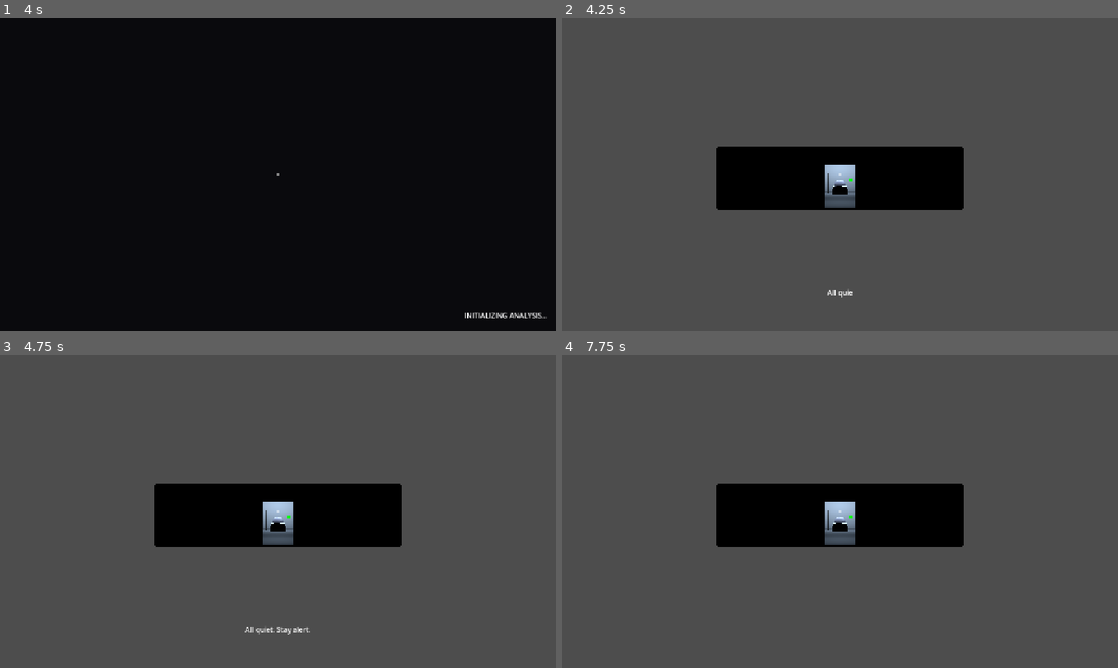
Above: before the commit, frames 1-4 (two rows, left to right).
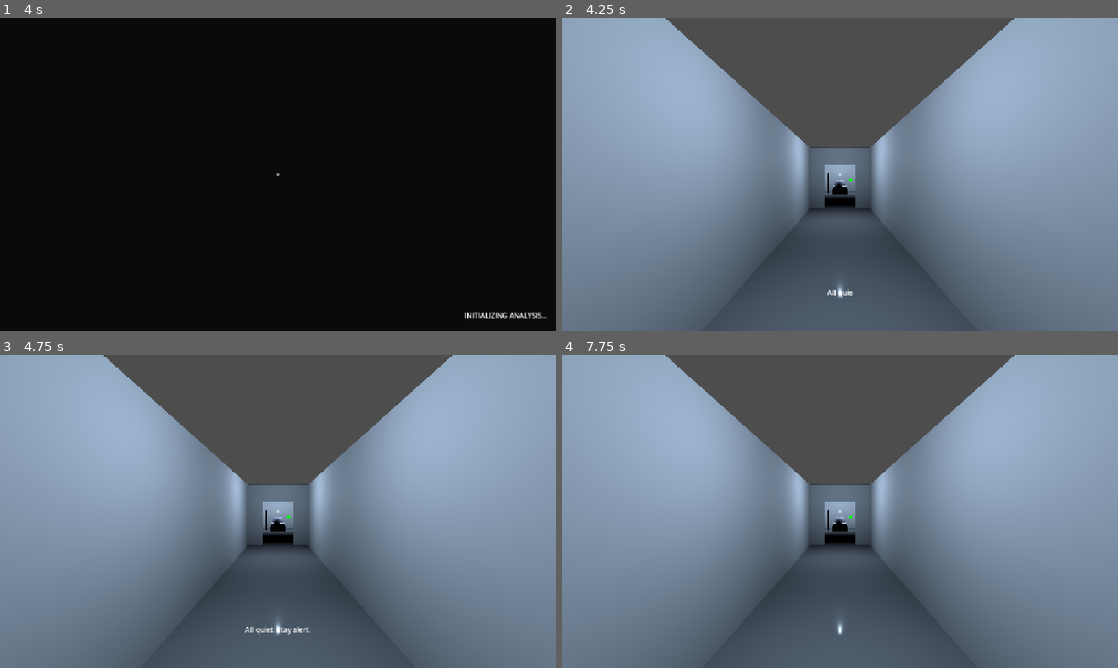
Above: after the commit, the same moments.

Repository: studioboredgames/Ward-9
Game: Godot game, scene res://scenes/main.tscn
Same seed, same stepped clock (60 frames per second), same inputs: the game is played once before the commit and once after it.
Inputs (mouse positions are in pixels of both pictures, inside the frame that each line leads up to):
- Up to frame 1 (4 s): click "SETTINGS" at 0.5 s; click "BACK" at 1.25 s; click "PLAY" at 2 s; tap Enter at 2.75 s; move the mouse to (400, 158) at 2.77 s; hold D (move_right) 2.78-3.53 s; tap Space at 3.5 s; move the mouse to (166, 190) at 3.52 s; hold S (move_back) from 3.53 s (still down)
- Up to frame 2 (4.25 s): keep holding S (move_back)
- Up to frame 3 (4.75 s): move the mouse to (333, 442) at 4.27 s; release S (move_back) at 4.28 s; hold D (move_right) from 4.28 s (still down)
- Up to frame 4 (7.75 s): tap Enter at 5, 6.5 s; move the mouse to (812, 574) at 5.02 s; release D (move_right) at 5.03 s; hold W (move_forward) 5.03-5.78 s; tap Space at 5.75 s; move the mouse to (1006, 558) at 5.77 s; hold A (move_left) 5.78-7.28 s; move the mouse to (673, 464) at 6.52 s; move the mouse to (867, 511) at 7.27 s; hold S (move_back) from 7.28 s (still down)

Frame 1 is identical in both runs. In frame 2, 74% of the frame differs, in the area x 0-100%, y 0-100%; in frame 3, 74%; in frame 4, 74%.

Commit message:
fix: resolved shadowing and finalized namespace-safe scene hierarchy

Diff:
--- a/scenes/rooms/ward.tscn
+++ b/scenes/rooms/ward.tscn
@@ -201,62 +201,60 @@
 light_color = Color(0.8, 0.9, 1, 1)
 script = ExtResource("3_fl")
 
-# ─── New Spatial Layout ───
-
-[node name="Hallway" type="Node3D" parent="."]
+[node name="Ward_Hallway" type="Node3D" parent="."]
 transform = Transform3D(1, 0, 0, 0, 1, 0, 0, 0, 1, 0, 0, 10)
 
-[node name="Hall_Floor" type="CSGBox3D" parent="Hallway"]
+[node name="Hall_Floor" type="CSGBox3D" parent="Ward_Hallway"]
 use_collision = true
 size = Vector3(3, 0.1, 10)
 material = SubResource("StandardMaterial3D_floor")
 
-[node name="Hall_Wall_L" type="CSGBox3D" parent="Hallway"]
+[node name="Hall_Wall_L" type="CSGBox3D" parent="Ward_Hallway"]
 transform = Transform3D(1, 0, 0, 0, 1, 0, 0, 0, 1, -1.5, 1.5, 0)
 use_collision = true
 size = Vector3(0.1, 3, 10)
 material = SubResource("StandardMaterial3D_walls")
 
-[node name="Hall_Wall_R" type="CSGBox3D" parent="Hallway"]
+[node name="Hall_Wall_R" type="CSGBox3D" parent="Ward_Hallway"]
 transform = Transform3D(1, 0, 0, 0, 1, 0, 0, 0, 1, 1.5, 1.5, 0)
 use_collision = true
 size = Vector3(0.1, 3, 10)
 material = SubResource("StandardMaterial3D_walls")
 
-[node name="HallLight_1" type="OmniLight3D" parent="Hallway"]
+[node name="HallLight_1" type="OmniLight3D" parent="Ward_Hallway"]
 transform = Transform3D(1, 0, 0, 0, 1, 0, 0, 0, 1, 0, 2.5, -2)
 light_color = Color(0.8, 0.9, 1, 1)
 script = ExtResource("3_fl")
 
-[node name="HallLight_2" type="OmniLight3D" parent="Hallway"]
+[node name="HallLight_2" type="OmniLight3D" parent="Ward_Hallway"]
 transform = Transform3D(1, 0, 0, 0, 1, 0, 0, 0, 1, 0, 2.5, 3)
 light_color = Color(0.8, 0.9, 1, 1)
 script = ExtResource("3_fl")
 
-[node name="StaffRoom" type="Node3D" parent="."]
+[node name="Ward_StaffRoom" type="Node3D" parent="."]
 transform = Transform3D(1, 0, 0, 0, 1, 0, 0, 0, 1, 0, 0, 17)
 
-[node name="Staff_Floor" type="CSGBox3D" parent="StaffRoom"]
+[node name="Staff_Floor" type="CSGBox3D" parent="Ward_StaffRoom"]
 use_collision = true
 size = Vector3(4, 0.1, 4)
 material = SubResource("StandardMaterial3D_floor")
 
-[node name="Staff_Wall_N" type="CSGBox3D" parent="StaffRoom"]
+[node name="Staff_Wall_N" type="CSGBox3D" parent="Ward_StaffRoom"]
 transform = Transform3D(1, 0, 0, 0, 1, 0, 0, 0, 1, 0, 1.5, -2)
 use_collision = true
 size = Vector3(4, 3, 0.1)
 material = SubResource("StandardMaterial3D_walls")
 
-[node name="Door_Staff" type="CSGBox3D" parent="StaffRoom/Staff_Wall_N"]
+[node name="Door_Staff" type="CSGBox3D" parent="Ward_StaffRoom/Staff_Wall_N"]
 operation = 2
 size = Vector3(1.2, 2.2, 0.2)
 
-[node name="Desk" type="CSGBox3D" parent="StaffRoom"]
+[node name="Desk" type="CSGBox3D" parent="Ward_StaffRoom"]
 transform = Transform3D(1, 0, 0, 0, 1, 0, 0, 0, 1, 0, 0.4, 1)
 size = Vector3(1.5, 0.8, 0.6)
 material = SubResource("StandardMaterial3D_patient")
 
-[node name="StaffLight" type="OmniLight3D" parent="StaffRoom"]
-transform = Transform3D(1, 0, 0, 0, 1, 0, 0, 0, 1, 0, 2.5, 0)
-light_color = Color(0.8, 0.9, 1, 1)
-script = ExtResource("3_fl")
+[node name="StaffLight" type="OmniLight3D" parent="Ward_StaffRoom"]
+transform = Transform3D(1, 0, 0, 0, 1, 0, 0, 0, 1, 0, 2.5, 0)
+light_color = Color(0.8, 0.9, 1, 1)
+script = ExtResource("3_fl")
--- a/scripts/ui/main_menu.gd
+++ b/scripts/ui/main_menu.gd
@@ -35,9 +35,9 @@
 	emit_signal("play_pressed")
 	hide()
 
-func _on_toggle_settings(show: bool) -> void:
-	main_container.visible = !show
-	settings_container.visible = show
+func _on_toggle_settings(p_show: bool) -> void:
+	main_container.visible = !p_show
+	settings_container.visible = p_show
 
 func _on_video_pressed() -> void:
 	var mode = DisplayServer.window_get_mode()
